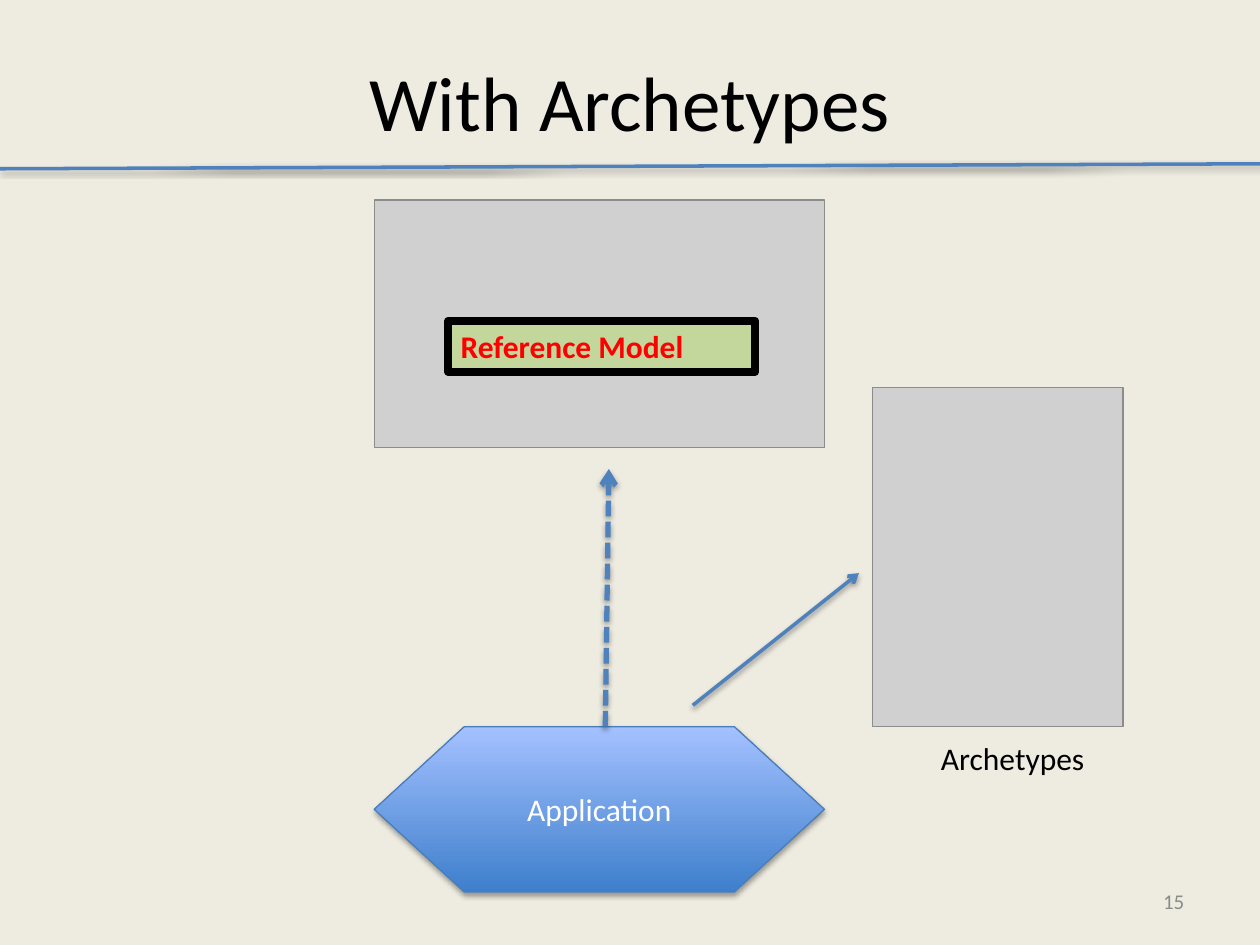
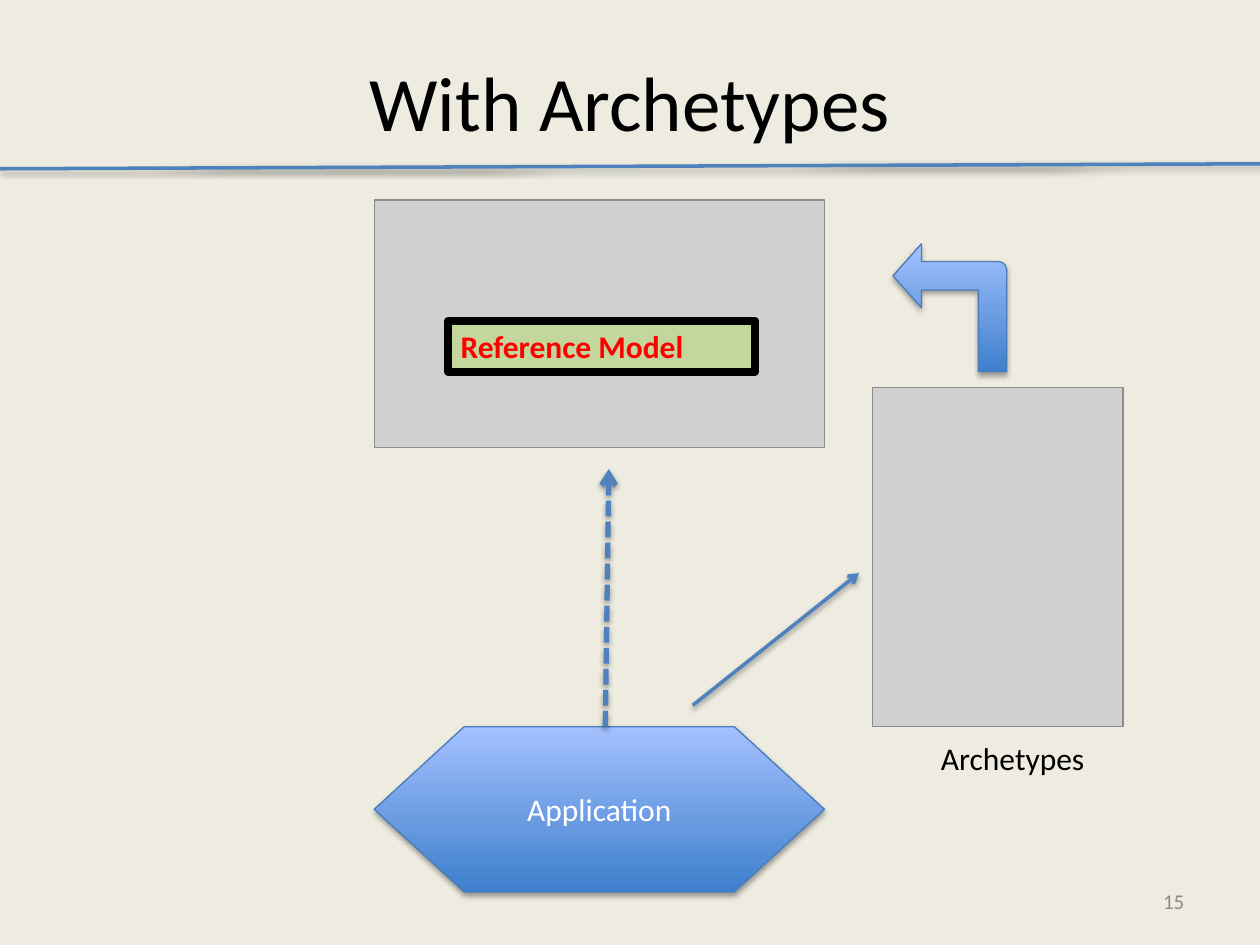
Before and after one commit to Avelanda/AMLTooling, a slide deck: slide 15 of docs/AMLTooling.pptx. Drawn at 1260x945 pixels with LibreOffice and Linux fonts; fonts in the diff are those of the drawing; grey boxes stand for pictures. Boxes give left, top, right and bottom in pixels: in the first picture for what was removed or moved away, otherwise in the second. Text is boxed around its words. In the diff, an @@ line names an element or a change of style, - is before the commit and + after.

```diff
--- a/docs/AMLTooling.pptx
+++ b/docs/AMLTooling.pptx
@@ bent arrow added at (893, 243, 1007, 372), fill gradient #3F80CE to #A4C4FF, outline #4B7EBC 0.75 pt @@
```
Also in this commit, not shown: 2 other slides changed, 21 slides added.
